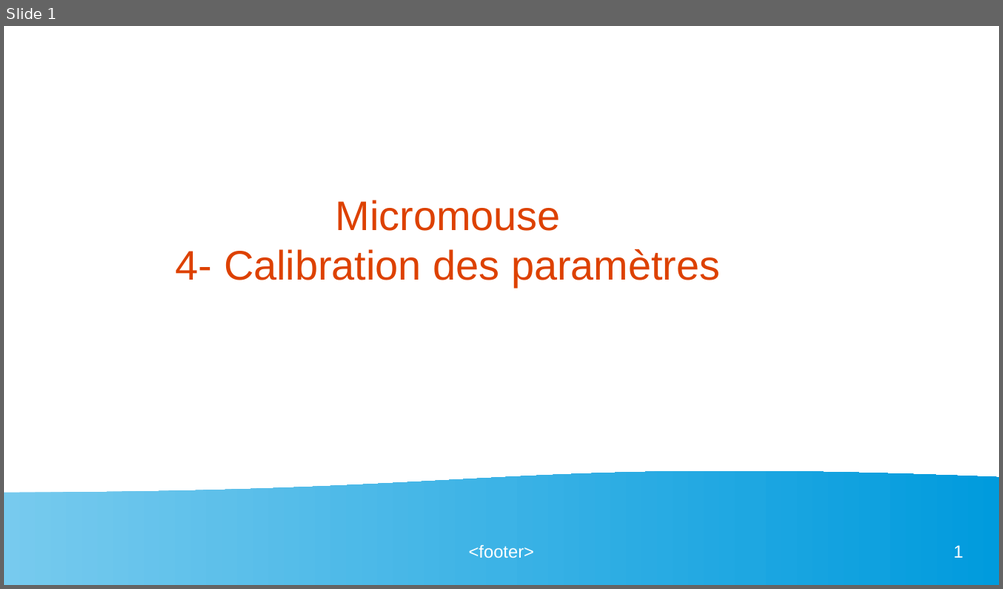
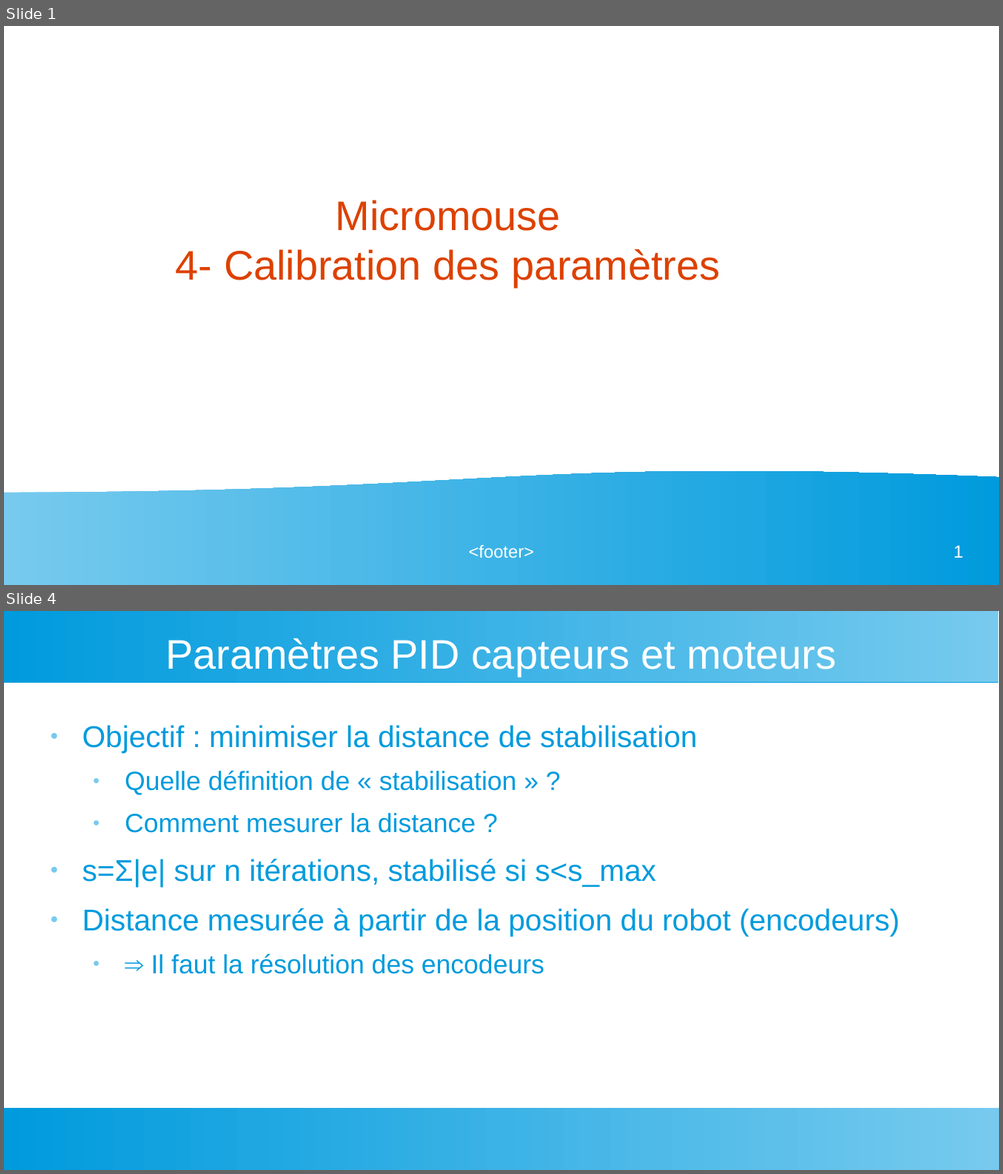
Before and after one commit to LaFabrickMassy/Projet-Fablab, a slide deck: Robotique/Micromouse/Documents/Micromouse -4-Calibration paramètres.odp. Shown one above the other, each under a label of ours: slide 1 before the commit, slides 1 and 4 after it; the slides between them are not shown. The pictures are 1003x589 and 1003x1174 pixels, drawn with LibreOffice and Linux fonts; fonts in the diff are those of the drawing. Boxes give left, top, right and bottom in pixels: in the first picture for what was removed or moved away, otherwise in the second. Text is boxed around its words. In the diff, an @@ line names an element or a change of style, - is before the commit and + after.

```diff
--- a/Robotique/Micromouse/Documents/Micromouse -4-Calibration paramètres.odp
+++ b/Robotique/Micromouse/Documents/Micromouse -4-Calibration paramètres.odp
@@ slide 4 added at [4, 611, 999, 1170], background #FFFFFF @@
@@ rectangle added at [4, 611, 999, 682], fill gradient #77CAEE to #75C9EE to #73C9ED to #71C8ED to #6FC7ED to #6EC6ED @@
@@ title added at [166, 638, 836, 676], 33 pt, text #FFFFFF @@
+Paramètres PID capteurs et moteurs
@@ text added at [82, 725, 899, 974], 24 pt, text #009BDD @@
+● Objectif : minimiser la distance de stabilisation
+  ● Quelle définition de « stabilisation » ?
+  ● Comment mesurer la distance ?
+● s=Σ|e| sur n itérations, stabilisé si s<s_max
+● Distance mesurée à partir de la position du robot (encodeurs)
+  ● ⇒ Il faut la résolution des encodeurs
@@ rectangle added at [4, 1108, 999, 1170], fill gradient #77CAEE to #75C9EE to #73C9ED to #71C8ED to #6FC7ED to #6EC6ED @@
```
Also in this commit, not shown: 2 slides changed, 1 other slide added, 27 other files.
